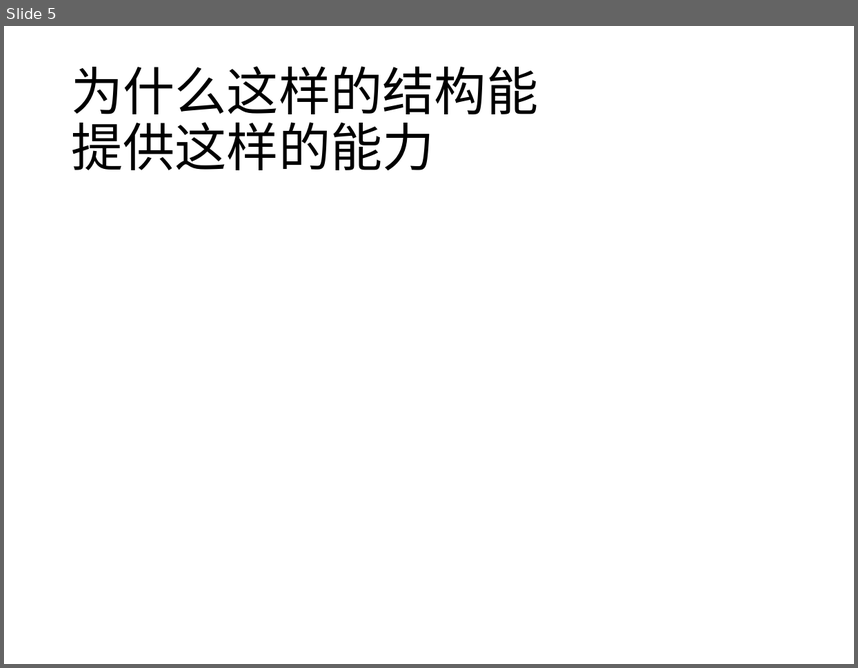
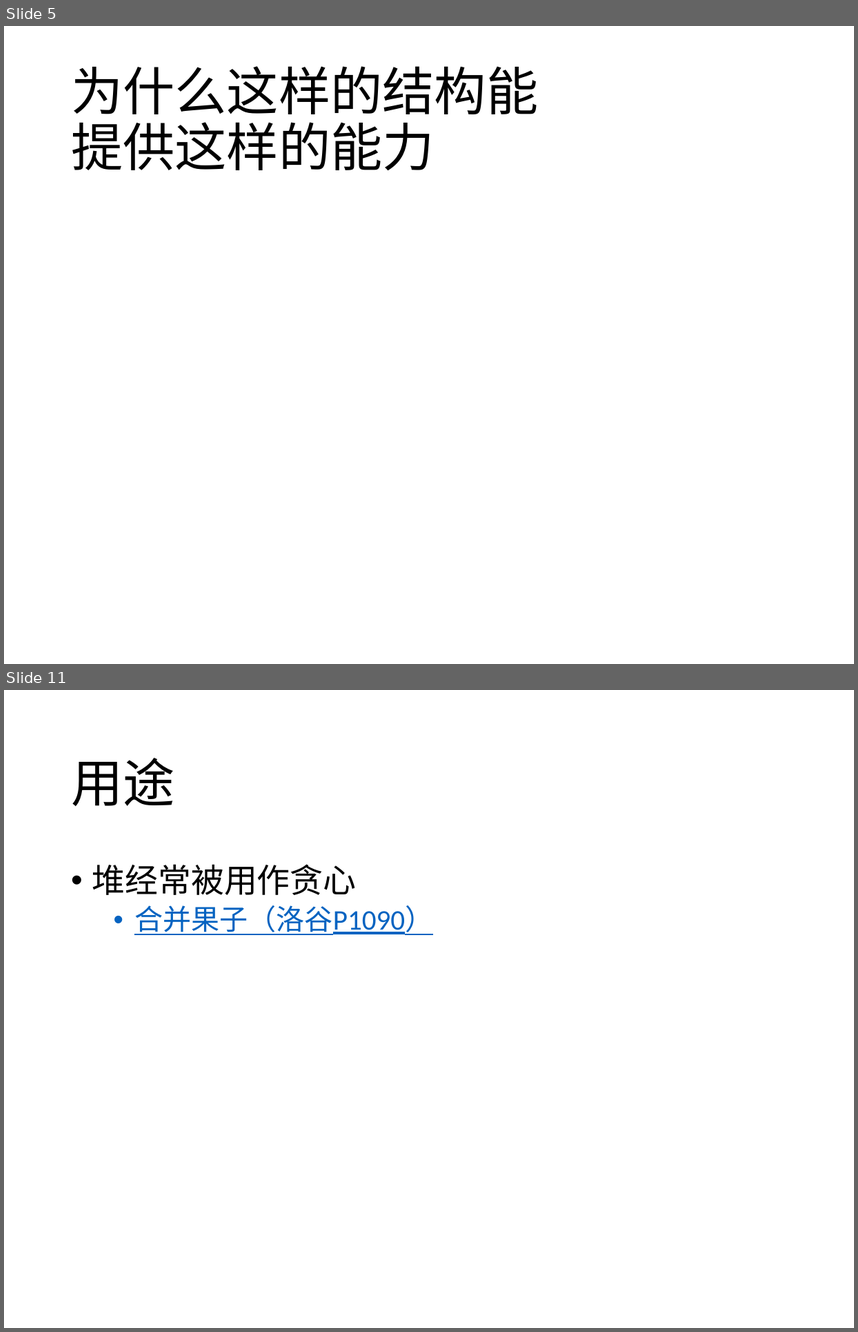
Before and after one commit to A0nameless0man/Pile, a slide deck: Algorithms/Data_Structure/HeapBasedPriorityQueue/Heap.pptx. Shown one above the other, each under a label of ours: slide 5 before the commit, slides 5 and 11 after it; the slides between them are not shown. The pictures are 858x668 and 858x1332 pixels, drawn with LibreOffice and Linux fonts; fonts in the diff are those of the drawing; grey boxes stand for pictures. Boxes give left, top, right and bottom in pixels: in the first picture for what was removed or moved away, otherwise in the second. Text is boxed around its words. In the diff, an @@ line names an element or a change of style, - is before the commit and + after.

```diff
--- a/Algorithms/Data_Structure/HeapBasedPriorityQueue/Heap.pptx
+++ b/Algorithms/Data_Structure/HeapBasedPriorityQueue/Heap.pptx
@@ slide 11 added at (x1=4, y1=690, x2=854, y2=1328), background #FFFFFF @@
@@ title added at (x1=71, y1=758, x2=175, y2=806), 44 pt, text #000000 @@
+用途
@@ text added at (x1=92, y1=864, x2=433, y2=935), 24 pt, text #0563C1, underline @@
+• 堆经常被用作贪心
+  • 合并果子（洛谷P1090）
```
Also in this commit, not shown: 5 other slides added, 1 other file.
